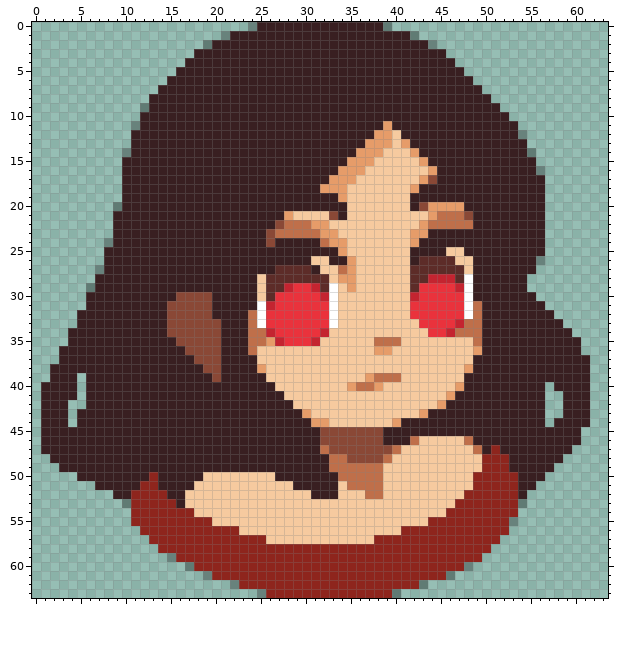
Two states of a pixel-art sprite, Roguelike_unity/Assets/Art/UI/Face_Mage.png. The picture above was drawn from the file before the commit.
The file is 64x64 pixels.
After:
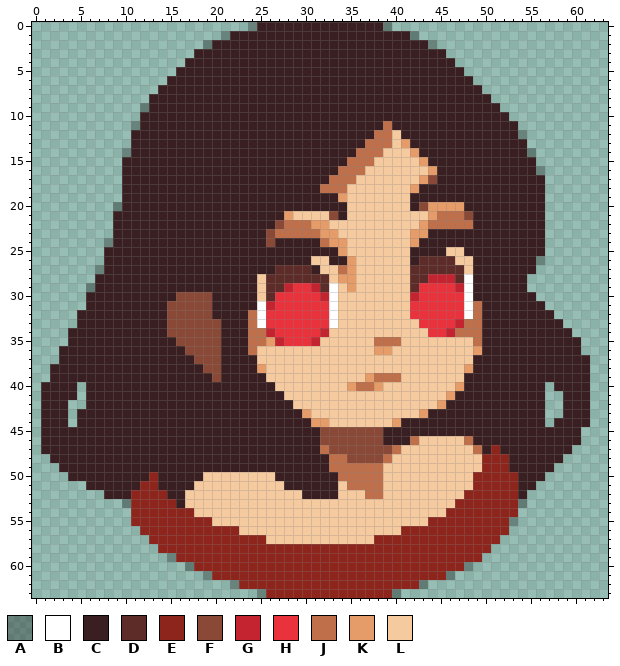
Palette (. is transparent): A #13131359  B #ffffff  C #391f21  D #5d2c28  E #8e251d  F #8a4836  G #c42430  H #ea323c  J #bf6f4a  K #e69c69  L #f6ca9f
The exact change:
y 11: x 39 K -> J
y 12: x 38..39 KK -> JJ
y 13: x 37..39 KKK -> JJJ
y 14: x 36..38 KKK -> JJJ
y 15: x 35..37 KKK -> JJJ
y 16: x 34..36 KKK -> JJJ
y 17: x 33..35 KKK -> JJJ
y 18: x 32..34 KKK -> JJJ
y 39: x 5 . -> C
y 50: x 4 . -> C
y 51: x 6 . -> C; x 28 L -> C
y 52: x 8 . -> C; x 30 L -> C
